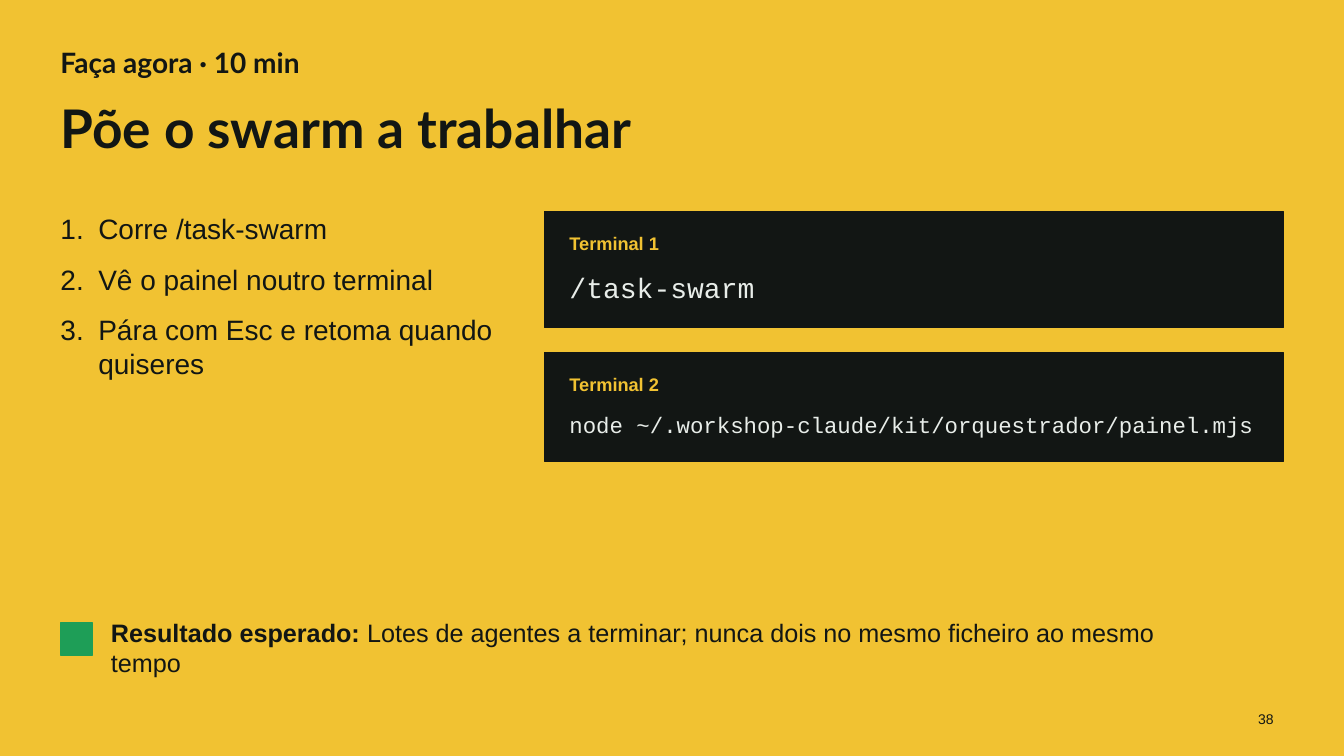
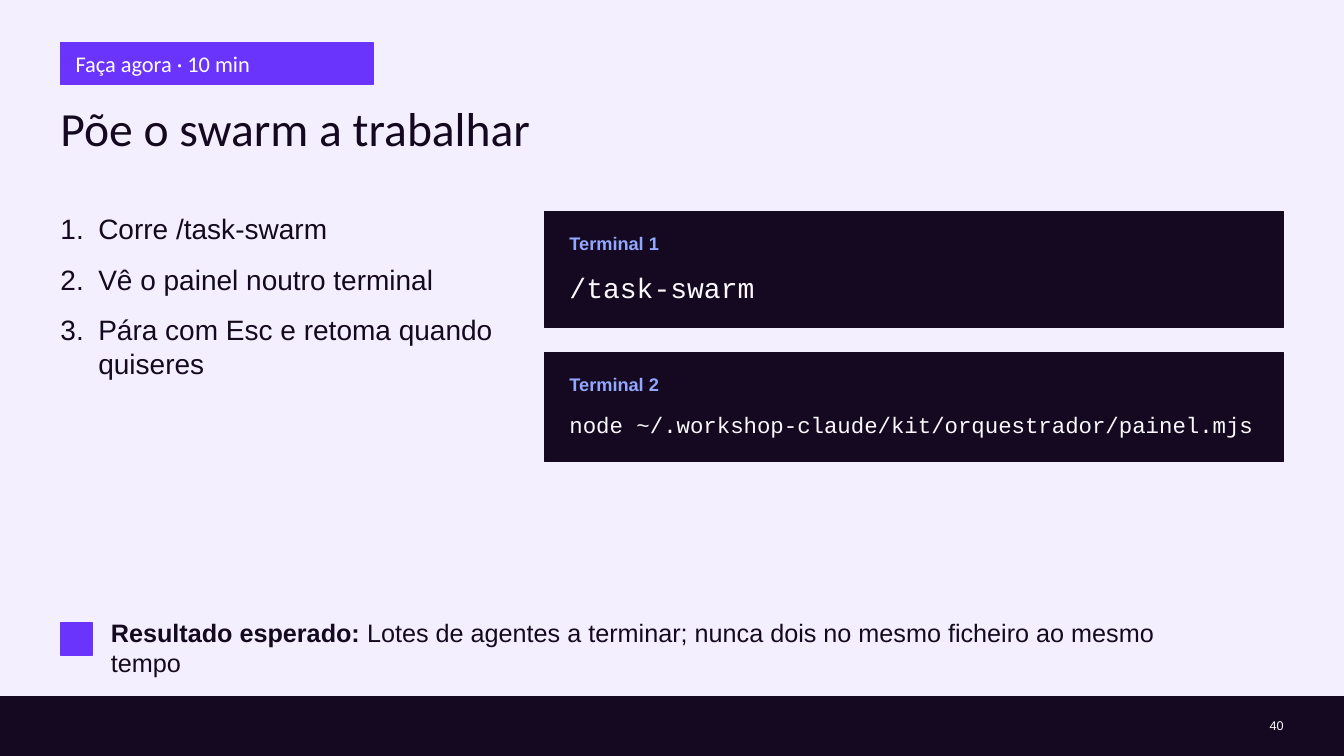
Before and after one commit to cx-guilherme-pinto/workshop-claude, a slide deck: slide 40 of slides/workshop.pptx (slide 38 before the commit). Drawn at 1344x756 pixels with LibreOffice and Linux fonts; fonts in the diff are those of the drawing; background and template pictures are left out. Boxes give left, top, right and bottom in pixels: in the first picture for what was removed or moved away, otherwise in the second. Text is boxed around its words. In the diff, an @@ line names an element or a change of style, - is before the commit and + after.

```diff
--- a/slides/workshop.pptx
+++ b/slides/workshop.pptx
@@ background #F1C232 to #F4EFFE @@
@@ rectangle added at bbox=[60, 42, 373, 85], fill #6B34FD, outline #6B34FD 1 pt @@
@@ text "Faça agora · 10 min": place and size @@
-text "Faça agora · 10 min" at bbox=[60, 52, 299, 78]
+text "Faça agora · 10 min" at bbox=[76, 56, 250, 76]
@@ text "Faça agora · 10 min" at bbox=[76, 56, 250, 76]: size 20 to 16 pt, font Lato to Calibri, text colour #121614 to #FFFFFF, bold off; vertical alignment top to middle @@
@@ title "Põe o swarm a trabalhar" at bbox=[60, 113, 530, 147]: size 38 to 34 pt, font Lato to Calibri, text colour #121614 to #140920, bold off @@
@@ text "Corre /task-swarm" at bbox=[98, 218, 492, 379]: text colour #121614 to #140920 @@
@@ rectangle at bbox=[544, 212, 1284, 328]: fill #121614 to #140920; outline #121614 1 pt to #140920 1 pt @@
@@ text "Terminal 1" at bbox=[569, 236, 659, 250]: text colour #F1C232 to #93A7FF @@
@@ text "/task-swarm" at bbox=[569, 278, 754, 299]: text colour #E8EDE9 to #FCF9FE @@
@@ rectangle at bbox=[544, 353, 1284, 462]: fill #121614 to #140920; outline #121614 1 pt to #140920 1 pt @@
@@ text "Terminal 2" at bbox=[569, 377, 659, 391]: text colour #F1C232 to #93A7FF @@
@@ text "node ~/.workshop-claude/kit/orquestrador/painel.mjs" at bbox=[569, 417, 1252, 438]: text colour #E8EDE9 to #FCF9FE @@
@@ rectangle at bbox=[60, 623, 93, 655]: fill #1E9E57 to #6B34FD; outline #1E9E57 1 pt to #6B34FD 1 pt @@
@@ text "Resultado esperado: Lotes de agentes ..." at bbox=[111, 623, 1154, 677]: text colour #121614 to #140920 @@
@@ rectangle added at bbox=[0, 698, 1344, 756], fill #140920, outline #140920 1 pt @@
@@ page number removed at bbox=[1258, 714, 1274, 724] @@
-38
@@ page number added at bbox=[1270, 721, 1284, 730], 9 pt, text #FCF9FE @@
+40
```
Also in this commit, not shown: 39 other slides changed, 6 slides added, 5 slides removed, 23 other files.
